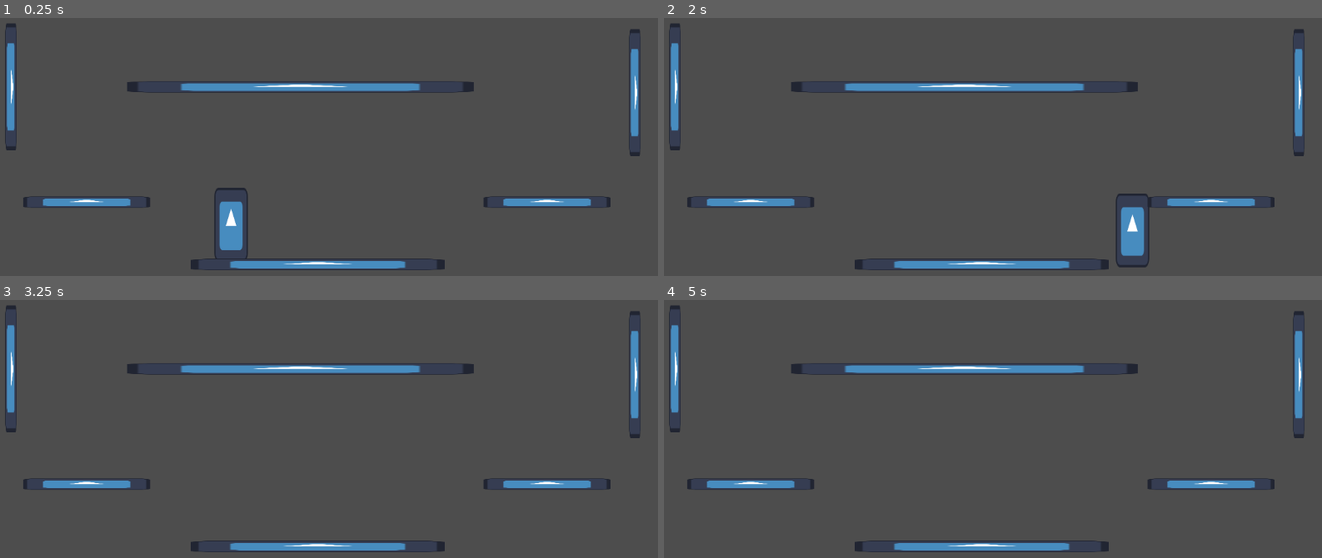
Above: before the commit, frames 1-4 (two rows, left to right).
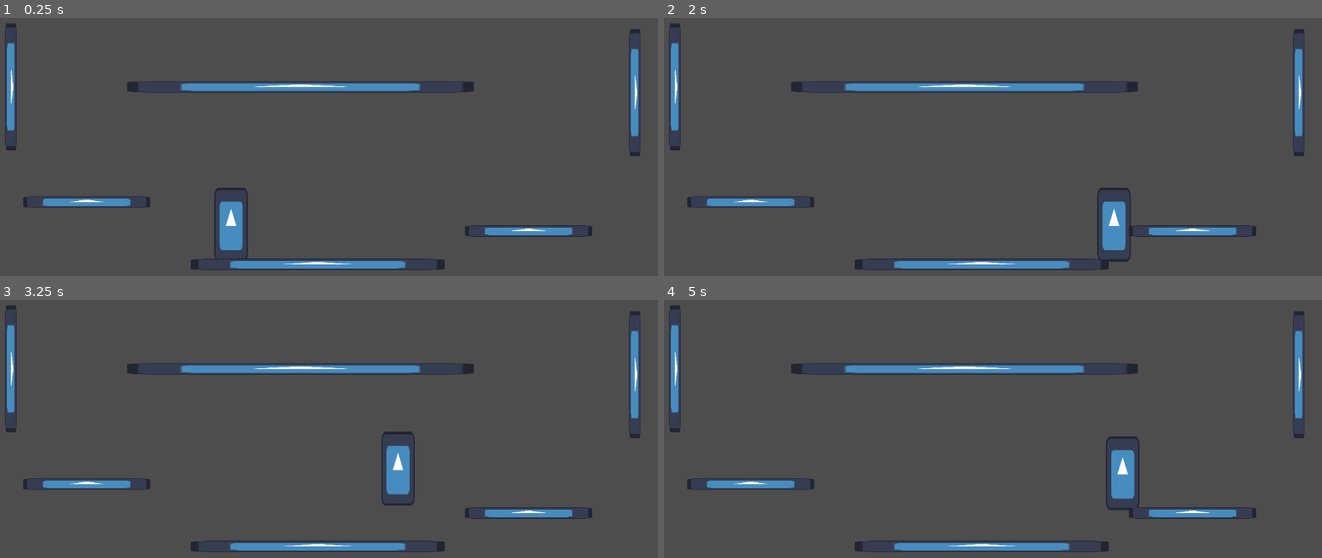
Above: after the commit, the same moments.

Repository: ragegaming23/Bug_Game
Game: Godot game, scene res://Test area/test scene.tscn
The game is run twice, just before and just after one commit, with the same random seed, the same clock (stepped at 60 frames per second) and the same inputs. The engine's default icon, where the game draws it, is replaced by a stand-in: a white triangle on a blue panel in a dark square.
Inputs:
- Up to frame 1 (0.25 s): no input
- Up to frame 2 (2 s): tap Enter at 0.5 s; hold Right (move right) from 0.53 s (still down); tap Up (jump) at 0.77, 1.52 s
- Up to frame 3 (3.25 s): release Right (move right) at 2.03 s; hold Left (move left) 2.03-2.78 s; hold Right (move right) from 2.78 s (still down); tap Up (jump) at 3.02 s
- Up to frame 4 (5 s): tap Up (jump) at 3.77, 4.52 s; release Right (move right) at 4.28 s; hold Left (move left) from 4.28 s (still down)

The runs differ from the first frame. In frame 1, 1.1% of the frame differs, in the area x 70-93%, y 69-85%; in frame 2, 2.5%, in the area x 65-93%, y 65-97%; in frame 3, 2.0%; in frame 4, 2.0%.

Commit message:
adding the code for knockback

Diff:
--- a/Test area/area_2d.gd
+++ b/Test area/area_2d.gd
@@ -4,5 +4,4 @@
 
 
 func _on_body_entered(body: Node2D) -> void:
-	if body.is_in_group("player"):
-		body.respawned.emit()
+	var Damage := -1
--- a/Test area/character_body_2d.gd
+++ b/Test area/character_body_2d.gd
@@ -3,7 +3,7 @@
 
 const SPEED = 300.0
 const JUMP_VELOCITY = -400.0
-var Health :=1
+var Health :=10
 
 func _physics_process(delta: float) -> void:
 	# Add the gravity.
@@ -28,5 +28,7 @@
 func take_damage(Damage: int):
 	Health -= Damage
 
+
+
 	if Health <= 0:
 		respawned.emit()
--- /dev/null
+++ b/Test area/knockback.gd
@@ -0,0 +1,11 @@
+extends CollisionShape2D
+
+
+# Called when the node enters the scene tree for the first time.
+func _ready() -> void:
+	pass # Replace with function body.
+
+
+# Called every frame. 'delta' is the elapsed time since the previous frame.
+func _process(delta: float) -> void:
+	pass
--- a/Test area/test player.tscn
+++ b/Test area/test player.tscn
@@ -1,10 +1,13 @@
-[gd_scene load_steps=4 format=3 uid="uid://de3wg1slg72gg"]
+[gd_scene load_steps=5 format=3 uid="uid://de3wg1slg72gg"]
 
 [ext_resource type="Script" uid="uid://7lepwy4vxh2o" path="res://Test area/character_body_2d.gd" id="1_ecflg"]
 [ext_resource type="Texture2D" uid="uid://dvsveegw4gw6t" path="res://icon.svg" id="2_ky4m1"]
 
 [sub_resource type="RectangleShape2D" id="RectangleShape2D_ecflg"]
 size = Vector2(50, 120)
+
+[sub_resource type="RectangleShape2D" id="RectangleShape2D_0faqu"]
+size = Vector2(88, 24)
 
 [node name="CharacterBody2D" type="CharacterBody2D"]
 script = ExtResource("1_ecflg")
@@ -18,4 +21,10 @@
 scale = Vector2(0.453125, 1)
 texture = ExtResource("2_ky4m1")
 
+[node name="Area2D" type="Area2D" parent="."]
+
+[node name="CollisionShape2D" type="CollisionShape2D" parent="Area2D"]
+position = Vector2(-2, -4)
+shape = SubResource("RectangleShape2D_0faqu")
+
 [connection signal="tree_exited" from="." to="." method="_on_tree_exited"]
--- a/Test area/test scene.tscn
+++ b/Test area/test scene.tscn
@@ -24,7 +24,7 @@
 scale = Vector2(11, 1)
 
 [node name="StaticBody2D3" parent="." instance=ExtResource("2_rk26f")]
-position = Vector2(960, 520)
+position = Vector2(928, 570)
 scale = Vector2(11, 1)
 
 [node name="StaticBody2D4" parent="." instance=ExtResource("2_rk26f")]
--- a/Test area/testfloor01.tscn
+++ b/Test area/testfloor01.tscn
@@ -1,8 +1,11 @@
-[gd_scene load_steps=3 format=3 uid="uid://cfshj5p1g3jk5"]
+[gd_scene load_steps=4 format=3 uid="uid://cfshj5p1g3jk5"]
 
 [ext_resource type="Texture2D" uid="uid://dvsveegw4gw6t" path="res://icon.svg" id="1_k18ni"]
 
 [sub_resource type="RectangleShape2D" id="RectangleShape2D_tfbca"]
+
+[sub_resource type="RectangleShape2D" id="RectangleShape2D_hnf71"]
+size = Vector2(32, 6)
 
 [node name="StaticBody2D" type="StaticBody2D"]
 
@@ -13,3 +16,8 @@
 position = Vector2(5.96046e-08, -1.78814e-07)
 scale = Vector2(0.15625, 0.15625)
 texture = ExtResource("1_k18ni")
+
+[node name="Area2D" type="Area2D" parent="."]
+
+[node name="CollisionShape2D" type="CollisionShape2D" parent="Area2D"]
+shape = SubResource("RectangleShape2D_hnf71")
--- a/Test area/testfloor_01.gd
+++ b/Test area/testfloor_01.gd
@@ -1 +1,4 @@
 extends StaticBody2D
+
+var knockback_dir = Vector2()
+var knockback_wait = 10
Not shown, added: Test area/knockback.gd.uid
